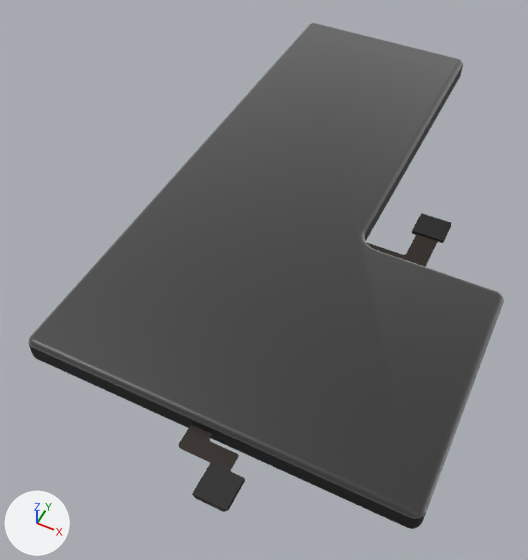
A saved change to the glTF model models/iphone_11_pro_max/iphone_11_pro_max.glb.
The view is the same before and after, from a camera (50 mm lens) standing at (0.0641, -0.0447, 0.0954) and looking at (0.0237, 0.0361, -0.0056). Arrows for +X, +Y and +Z are at lower left; the lights stay in place. The first picture is the older version. Where no turn or scale is listed for an object, it has been applied to the vertices. Vertices at exactly the same position are counted once.

The scene before the commit, as lines of its bpy script (objects in view):
```python
ob_cell = bpy.data.objects.new('Cell', me_cell)
ob_cell.location = (0.0, 0.0, 0.0)
ob_connector_lower = bpy.data.objects.new('Connector_Lower', me_connector_lower)
ob_connector_lower.location = (0.0, 0.0, 0.0)
ob_connector_main = bpy.data.objects.new('Connector_Main', me_connector_main)
ob_connector_main.location = (0.0, 0.0, 0.0)
ob_flex_lower = bpy.data.objects.new('Flex_Lower', me_flex_lower)
ob_flex_lower.location = (0.0, 0.0, 0.0)
ob_flex_main = bpy.data.objects.new('Flex_Main', me_flex_main)
ob_flex_main.location = (0.0, 0.0, 0.0)
ob_stiffener_main = bpy.data.objects.new('Stiffener_Main', me_stiffener_main)
ob_stiffener_main.location = (0.0, 0.0, 0.0)
# also in view: 'Stiffener_Lower' at (0.0382, -0.0068, 0.0026)
```
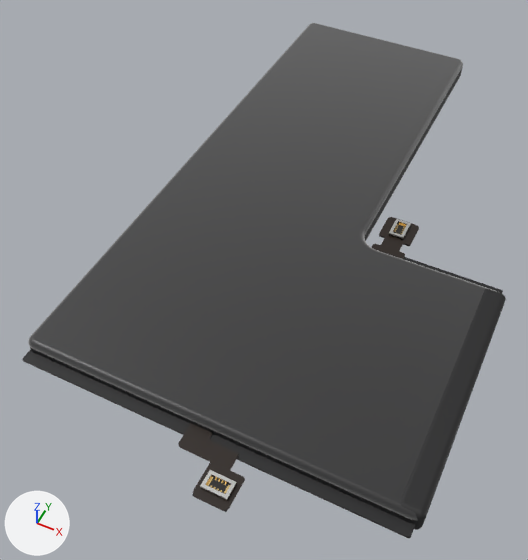
What differs and where, as boxes [x1, y1, x2, y2] in the pictures (528 x 560 px; the box of a moved part takes in the faces that stretch with it):
'Side_Wrap', added (black)
    after: [401, 289, 506, 530]
'Seal_Bottom', added
    after: [22, 350, 416, 538]
'Flex_Main', reshaped
    before: [366, 216, 451, 267]
    after: [371, 217, 419, 259]
'Stiffener_Main', moved (not visible afterwards)
    before: [412, 213, 451, 242]
'Seal_Step', added
    after: [404, 257, 503, 293]
'Connector_Main', reshaped (not visible before)
    after: [389, 219, 411, 240]
part 1 of me_cell, recoloured
    before: [28, 65, 504, 520]
    after: [28, 65, 463, 520]
part 2 of me_cell, recoloured
    before: [36, 77, 460, 529]
    after: [366, 77, 460, 240]
part 3 of me_connector_lower, moved or reshaped (not visible before)
    after: [200, 470, 237, 500]
'Stiffener_Lower', unchanged, covered by the edit
    before: [192, 463, 244, 511]

The change, as a list of edits to the scene's bpy script:
```text
Change me_cell:
    where me_cell.from_pydata(...)  # 648 vertices, 1292 faces; spans x 0.0..0.0646, y 0.0..0.109, z 0.0..0.0046
    me_cell part 1: 108 faces spanning x 0.0..0.0646, y 0.0..0.109, z 0.0035..0.0038 switch from mat_cell_side (black #19191b) to mat_cell_front (black #1d1d1e)
    me_cell part 2: 108 faces spanning x 0.0..0.0646, y 0.0..0.109, z 0.0008..0.0011 switch from mat_cell_side (black #19191b) to mat_cell_back (black #1d1d1e)
Change me_connector_lower:
    remove me_connector_lower.from_pydata(...)  # 188 vertices, 348 faces; spans x 0.03609..0.04041, y -0.00821..-0.00529, z 0.0016..0.0022
    add me_connector_lower.from_pydata(...)  # 188 vertices, 348 faces; spans x 0.03619..0.04031, y -0.00811..-0.00539, z 0.00265..0.00325
    me_connector_lower part 3: 48 of 188 vertices moved; they spanned x 0.03609..0.04041, y -0.00821..-0.00529, z 0.0016..0.0022 and now span x 0.03619..0.04031, y -0.00811..-0.00539, z 0.00265..0.00325; mean shift (0.0, 0.0, 0.00121); largest move (0.04041, -0.00821, 0.0016) -> (0.04031, -0.00539, 0.00325)
    other edits to the shape of me_connector_lower do not show in these pictures
Change me_connector_main:
    remove me_connector_main.from_pydata(...)  # 188 vertices, 348 faces; spans x 0.04634..0.05066, y 0.05329..0.05621, z 0.0016..0.0022
    add me_connector_main.from_pydata(...)  # 188 vertices, 348 faces; spans x 0.04214..0.04486, y 0.04919..0.05331, z 0.00265..0.00325
    me_connector_main part 4: 76 of 188 vertices moved; they spanned x 0.04634..0.05066, y 0.05329..0.05621, z 0.0016..0.0022 and now span x 0.04214..0.04486, y 0.04919..0.05331, z 0.00265..0.00325; mean shift (-0.005, -0.0035, 0.00115); largest move (0.05066, 0.05329, 0.0016) -> (0.04214, 0.05331, 0.00325)
    other edits to the shape of me_connector_main do not show in these pictures
Change me_flex_main:
    remove me_flex_main.from_pydata(...)  # 148 vertices, 292 faces; spans x 0.038..0.0515, y 0.042..0.0575, z 0.0022..0.0024
    add me_flex_main.from_pydata(...)  # 200 vertices, 396 faces; spans x 0.0405..0.0465, y 0.0434..0.054, z 0.0025..0.0027
    me_flex_main part 5: 148 vertices removed from x 0.038..0.0515, y 0.042..0.0575, z 0.0022..0.0024; 200 vertices added at x 0.0405..0.0465, y 0.0434..0.054, z 0.0025..0.0027
Change me_stiffener_main:
    remove me_stiffener_main.from_pydata(...)  # 8 vertices, 12 faces; spans x 0.04565..0.05135, y 0.05215..0.05735, z 0.0024..0.0027
    add me_stiffener_main.from_pydata(...)  # 8 vertices, 12 faces; spans x 0.04065..0.04635, y 0.04865..0.05385, z 0.00215..0.00245
    me_stiffener_main part 6: the whole mesh is moved by (-0.005, -0.0035, -0.00025)
Add ob_side_wrap:
    ob_side_wrap = bpy.data.objects.new('Side_Wrap', me_side_wrap)  # 385 vertices, 766 faces; spans x 0.0606..0.0648, y 0.0003..0.0432, z -0.0001..0.0047; in mat_cell_seal (black #1f1f21)
    ob_side_wrap.location = (0.0, 0.0, 0.0)
Add ob_seal_step:
    ob_seal_step = bpy.data.objects.new('Seal_Step', me_seal_step)  # 72 vertices, 140 faces; spans x 0.0413..0.0639, y 0.0432..0.0456, z 0.0022..0.0025; in mat_cell_seal (black #1f1f21)
    ob_seal_step.location = (0.0, 0.0, 0.0)
Add ob_seal_bottom:
    ob_seal_bottom = bpy.data.objects.new('Seal_Bottom', me_seal_bottom)  # 72 vertices, 140 faces; spans x 0.0007..0.0639, y -0.0019..0.0004, z 0.0022..0.0025; in mat_cell_seal (black #1f1f21)
    ob_seal_bottom.location = (0.0, 0.0, 0.0)
```
